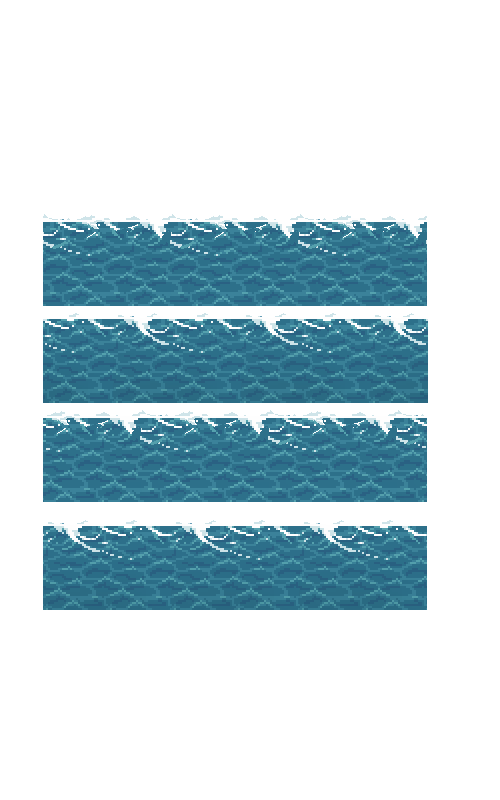
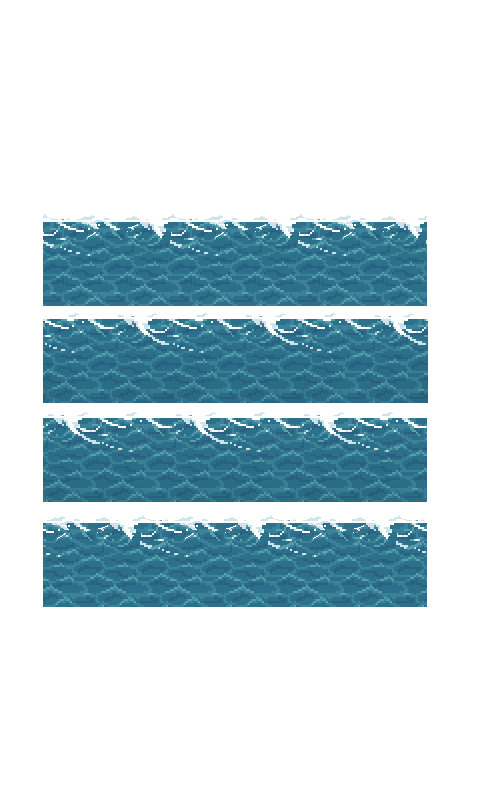
Layers edited between the first and the second 500px x 800px image:
painted on "Layer 8 copy" over [43, 410, 427, 607]
painted on "Layer 8" over [43, 412, 427, 610]
